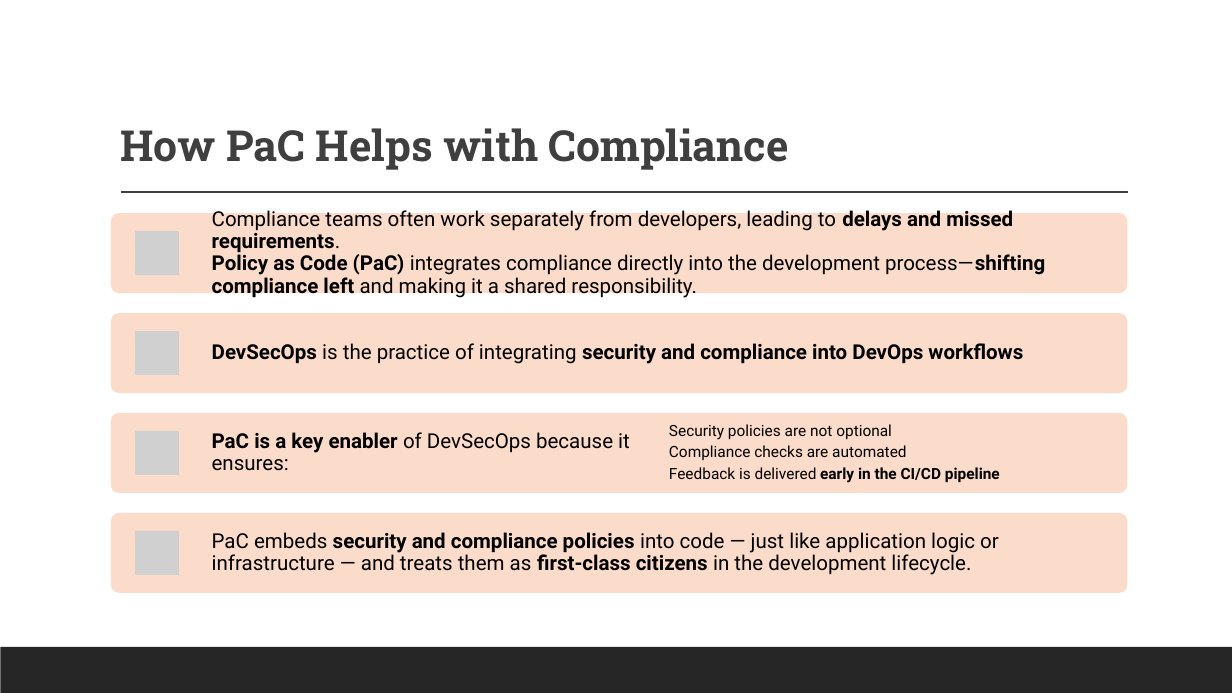
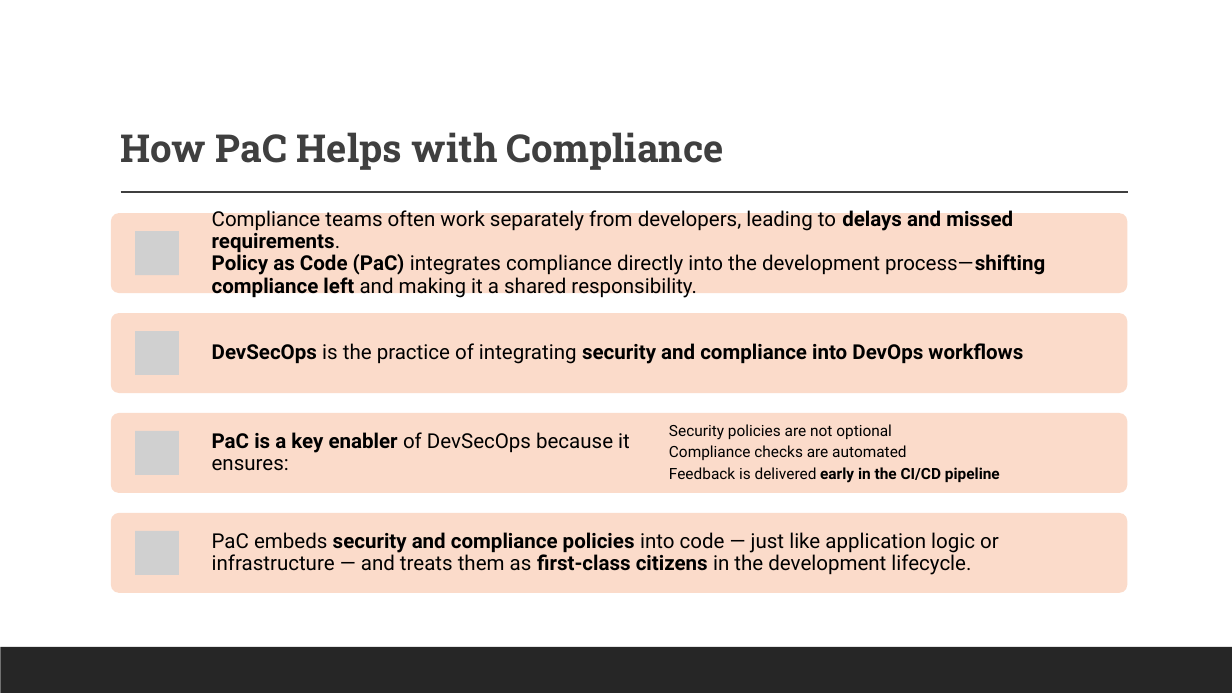
Before and after one commit to shaoxian423/8922Terraform, a slide deck: slide 11 of CST8922 Applied Project.pptx. Drawn at 1232x693 pixels with LibreOffice and Linux fonts; fonts in the diff are those of the drawing; grey boxes stand for pictures. Boxes give left, top, right and bottom in pixels: in the first picture for what was removed or moved away, otherwise in the second. Text is boxed around its words. In the diff, an @@ line names an element or a change of style, - is before the commit and + after.

```diff
--- a/CST8922 Applied Project.pptx
+++ b/CST8922 Applied Project.pptx
@@ title "How PaC Helps with Compliance" at [120,132,724,170]: size 25 to 22.5 pt @@
```
Also in this commit, not shown: 2 other slides changed, 1 slide added, 2 other files.
